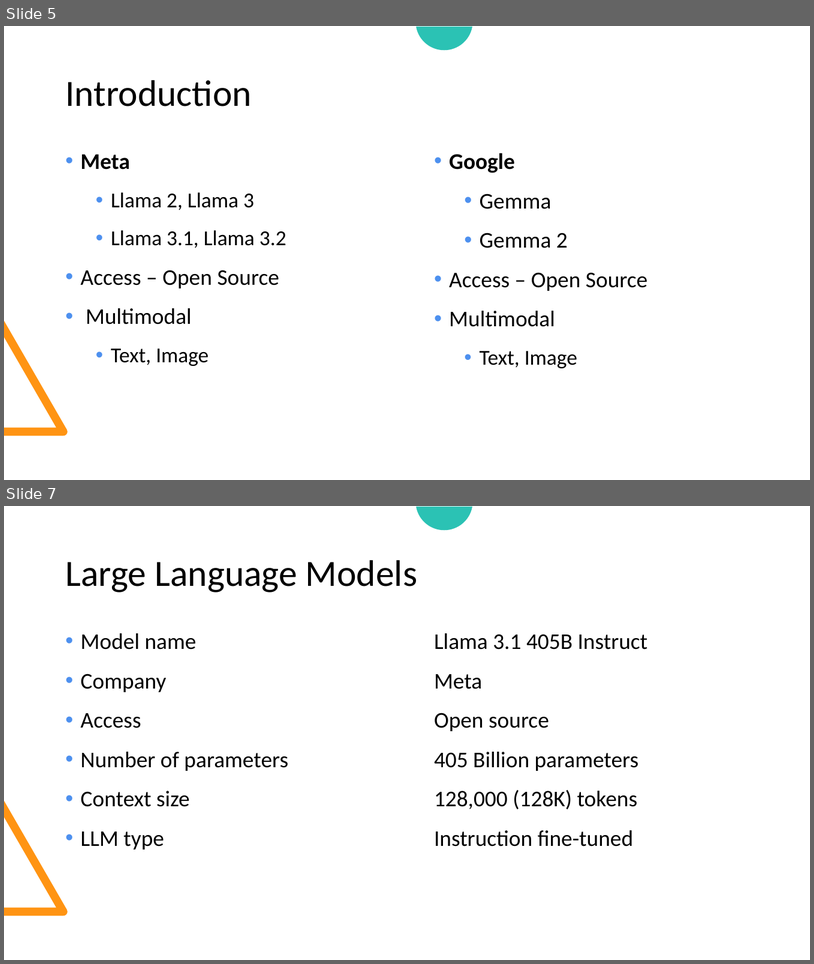
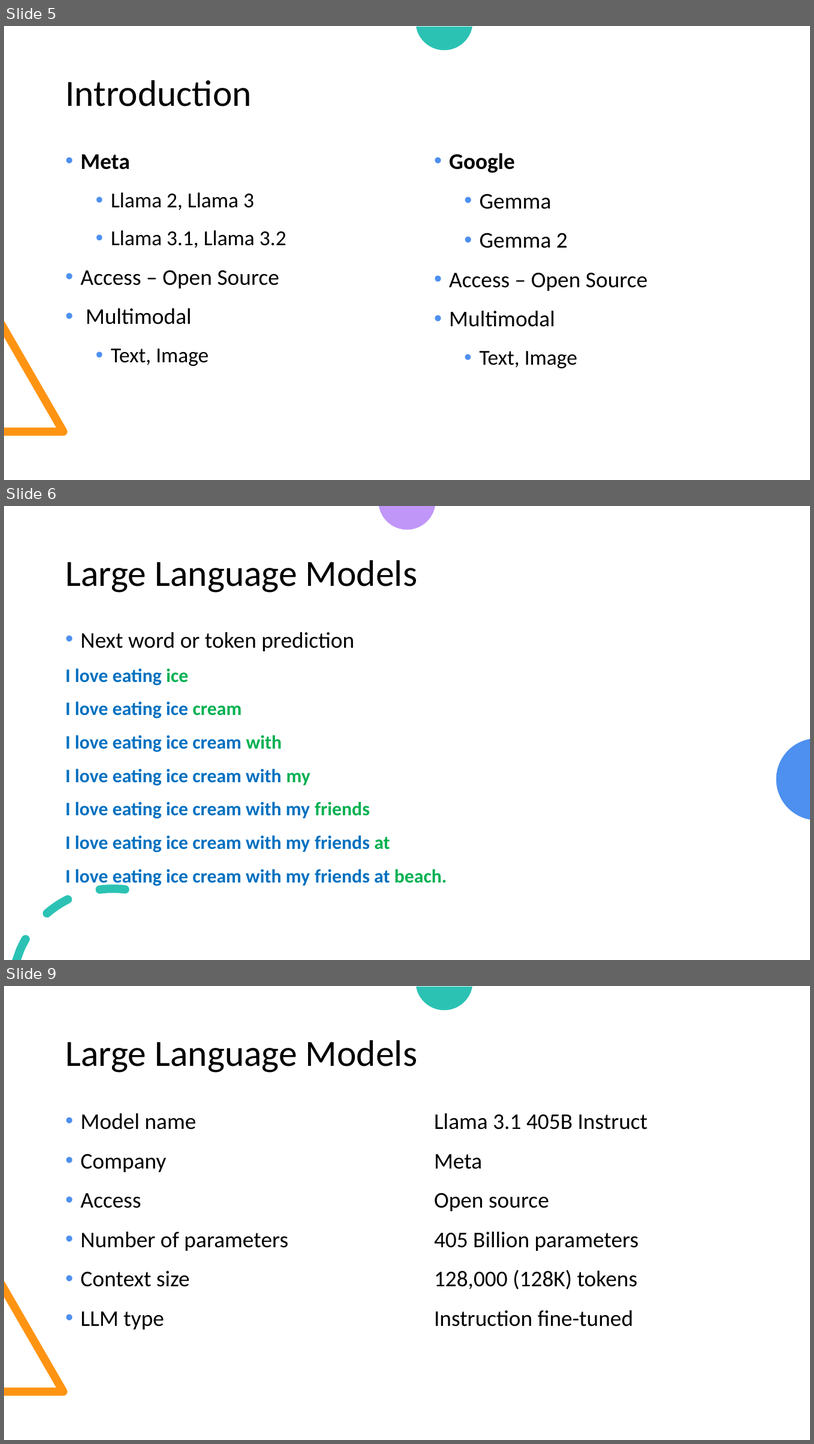
Before and after one commit to look4pritam/LargeLanguageModels, a slide deck: Presentations/IUAC-2024/Introduction_to_Large_Language_Models-From_Foundation_to_Real_World_Applications.pptx. Shown one above the other, each under a label of ours: slides 5 and 7 before the commit, slides 5, 6 and 9 after it; the slides between them are not shown. The pictures are 814x964 and 814x1444 pixels, drawn with LibreOffice and Linux fonts; fonts in the diff are those of the drawing. Boxes give left, top, right and bottom in pixels: in the first picture for what was removed or moved away, otherwise in the second. Text is boxed around its words. In the diff, an @@ line names an element or a change of style, - is before the commit and + after.

```diff
--- a/Presentations/IUAC-2024/Introduction_to_Large_Language_Models-From_Foundation_to_Real_World_Applications.pptx
+++ b/Presentations/IUAC-2024/Introduction_to_Large_Language_Models-From_Foundation_to_Real_World_Applications.pptx
@@ slide 6 added at box(4, 506, 810, 960), background #FFFFFF @@
@@ freeform shape added at box(379, 506, 435, 529), fill #C097F8 @@
@@ title added at box(65, 560, 417, 592), 33 pt, text #000000 @@
+Large Language Models
@@ text added at box(65, 632, 447, 887), 17 pt, text #0070C0, bold @@
+  • Next word or token prediction
+  I love eating ice
+  I love eating ice cream
+  I love eating ice cream with
+  I love eating ice cream with my
+  I love eating ice cream with my friends
+  I love eating ice cream with my friends at
+  I love eating ice cream with my friends at beach.
@@ freeform shape added at box(777, 739, 810, 820), fill #4D90EF @@
@@ freeform shape added at box(12, 884, 129, 960), fill #2BC2B4 @@
@@ what was slide 7 is now slide 9 @@
```
Also in this commit, not shown: 1 slide changed, 1 other slide added.
